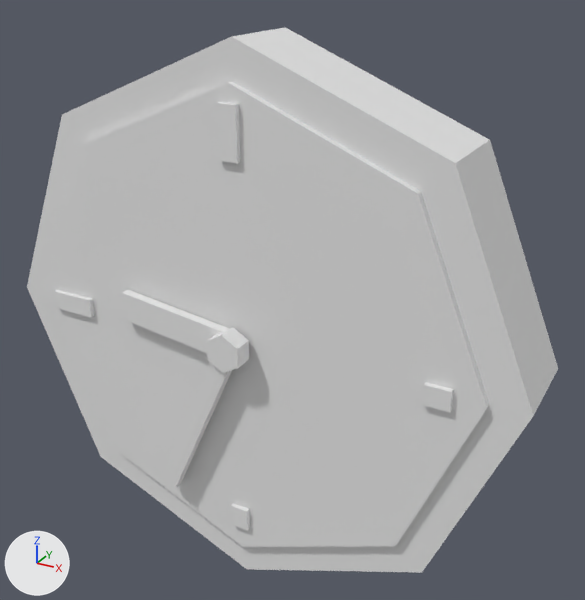
The glTF model public/models/furniture/decor/wall-clock/wall-clock-00.glb: old version first, new version second.
Before and after are seen from a camera (50 mm lens) standing at (0.231, -0.376, 0.382) and looking at (0.016, 0.017, 0.186). Every picture has the same lights, and +X, +Y and +Z are marked at lower left. The picture after the commit comes second. Where no turn or scale is listed for an object, it has been applied to the vertices. Vertices at exactly the same position are counted once.

The scene before the commit, as lines of its bpy script (objects in view):
```python
mat_lowpolykit = principled_material('LowPolyKit')
mat_lowpolykit.base_color = (0.8, 0.8, 0.8)  # white #e7e7e7
mat_lowpolykit.roughness = 0.85
me_wall_clock_00 = bpy.data.meshes.new('wall_clock_00')
me_wall_clock_00.from_pydata(...)  # 92 vertices, 148 faces; spans x -0.17..0.17, y -0.037..0.037, z -0.17..0.17
me_wall_clock_00.materials.append(mat_lowpolykit)  # white #e7e7e7
ob_wall_clock_00 = bpy.data.objects.new('wall_clock_00', me_wall_clock_00)
ob_wall_clock_00.location = (0.0, 0.0, 0.17)
```
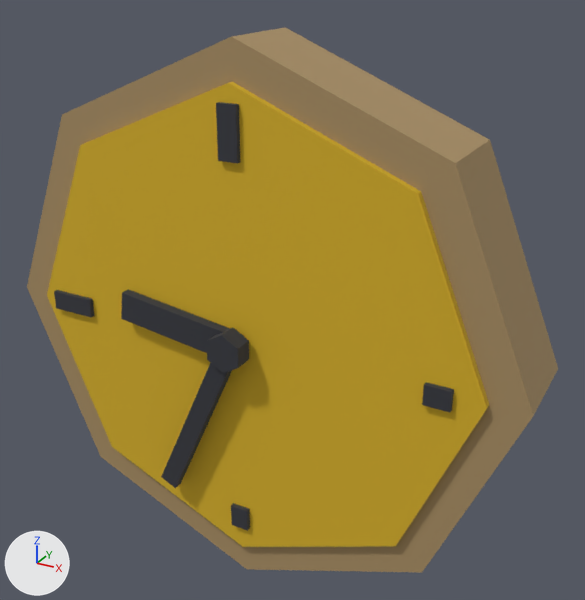
Edits to the bpy script that builds the scene:
```text
Change mat_lowpolykit:
    add n2 = _N.new('ShaderNodeMix'); n2.name = 'Mix'
    add n2.data_type = 'RGBA'
    add n2.blend_type = 'MULTIPLY'
    add n2.inputs[0].default_value = 1.0  # 'Factor'
    add n2.inputs[7].default_value = (0.8, 0.8, 0.8, 1.0)  # 'B', white #e7e7e7
    add n3 = _N.new('ShaderNodeVertexColor'); n3.name = 'Color Attribute'
    where n0 = _N.new('ShaderNodeBsdfPrincipled'); n0.name = 'Principled BSDF'
    add _L.new(n2.outputs[2], n0.inputs[0])  # 'Result' to 'Base Color'
    add _L.new(n3.outputs[0], n2.inputs[6])  # 'Color' to 'A'
Change me_wall_clock_00:
    where me_wall_clock_00.from_pydata(...)  # 92 vertices, 148 faces; spans x -0.17..0.17, y -0.037..0.037, z -0.17..0.17
    used by ob_wall_clock_00; location = (0.0, 0.0, 0.17)
    me_wall_clock_00 part 1: vertex colours changed
```

What differs and where, as boxes (x1, y1, x2, y2) in the pictures (585 x 600 px):
'wall_clock_00', recoloured (darker)
    both: (27, 27, 558, 573)
